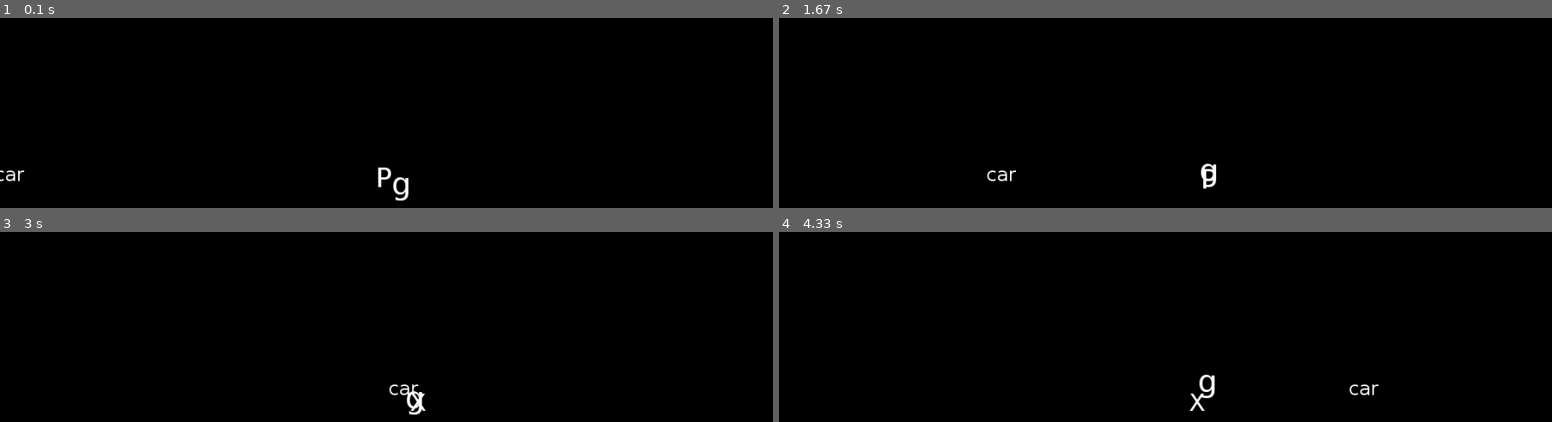
Above: before the commit, frames 1-4 (two rows, left to right).
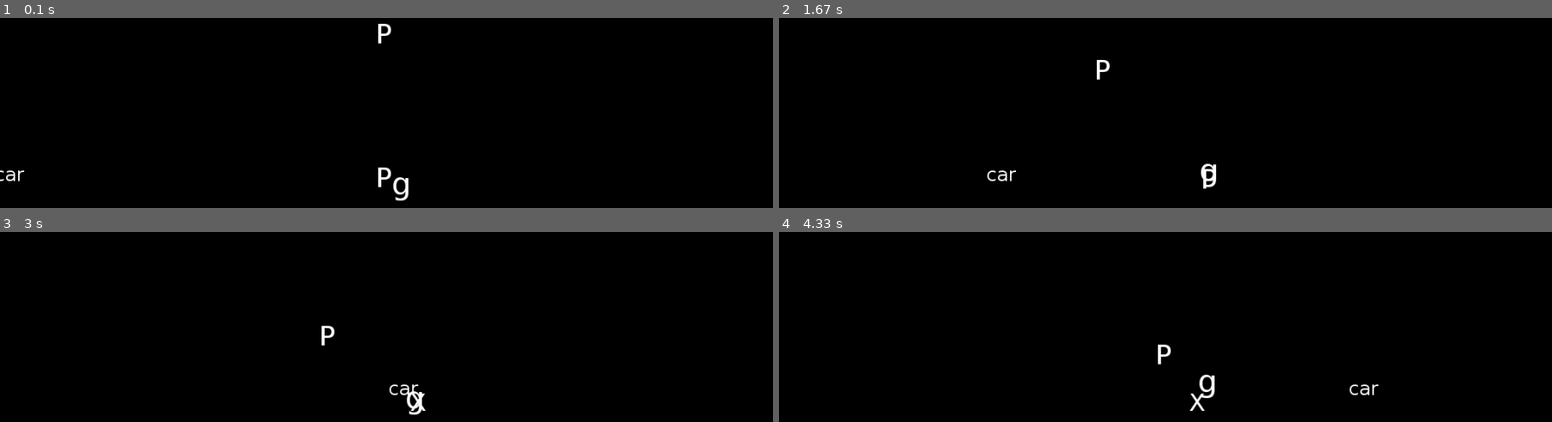
Above: after the commit, the same moments.

Repository: DanielKinsman/ghost-safety-squad-tigjamau
Game: pygame game, started from game.py
Two runs of this game, one before a commit and one after it. Both use one fixed random seed, a clock stepped at 60 frames per second and the inputs below. The source is Python 2; it was converted automatically to run under Python 3.
Inputs:
- Up to frame 1 (0.1 s): no input
- Up to frame 2 (1.67 s): tap Space at 0.33, 0.73, 1.03, 1.23, 1.57 s; hold D 0.67-1.13 s; hold W 1.17-1.47 s; hold D from 1.5 s (still down)
- Up to frame 3 (3 s): tap Space at 1.87, 2.07, 2.37, 2.63, 2.97 s; release D at 1.97 s; hold A 2-2.53 s; hold S 2.57-2.87 s; hold A from 2.9 s (still down)
- Up to frame 4 (4.33 s): tap Space at 3.27, 3.4, 3.8, 4.1 s; release A at 3.3 s; hold W 3.33-3.7 s; hold D from 3.73 s (still down)

The runs differ from the first frame. In frame 1, 0.1% of the frame differs, in the area x 48-51%, y 2-14%; in frame 2, less than 0.1%; in frame 3, 0.1%; in frame 4, 0.1%.

Commit message:
Handling multiple people

Diff:
--- a/game.py
+++ b/game.py
@@ -98,9 +98,17 @@
     player.position = euclid.Vector2(screen.get_width() / 2 + 20, screen.get_height() / 2 + 20)
     playerGroup = pygame.sprite.RenderUpdates(player)
 
+    people = list()
+
     person = Person('images/person.png', 'images/deadperson.png', splat)
     person.position = euclid.Vector2(screen.get_width() / 2, screen.get_height() / 2)
-    personGroup = pygame.sprite.RenderUpdates(person)
+    people.append(person)
+
+    person = Person('images/person.png', 'images/deadperson.png', splat)
+    person.position = euclid.Vector2(screen.get_width() / 2, screen.get_height() / 4)
+    people.append(person)
+
+    personGroup = pygame.sprite.RenderUpdates(people)
 
     bail = False
     possessToggle = False
@@ -156,30 +164,36 @@
         carGroup.update()
         playerGroup.update()
         personGroup.update()
-        if not person.dead:
-            if car is not None:
-                person.goal = car.position
+
+        person = None
+        for person in people:
+            if not person.dead:
+                if car is not None:
+                    person.goal = car.position
+                else:
+                    pass
+
+                collisions = pygame.sprite.spritecollide(person, carGroup, False)
+                if len(collisions) > 0:
+                    person.kill()
+                else:
+                    pass
             else:
                 pass
 
-            collisions = pygame.sprite.spritecollide(person, carGroup, False)
-            if len(collisions) > 0:
-                person.kill()
-            else:
-                pass
-
-            if possessToggle:
-                if player.host is None:
-                    collisions = pygame.sprite.spritecollide(player, personGroup, False)
-                    #todo multiple people
-                    if len(collisions) > 0:
-                        player.possess(person)
-                    else:
-                        pass
-                else:
-                    player.dispossess()
-
-                possessToggle = False
+        person = None
+
+        if possessToggle:
+            if player.host is None:
+                collisions = pygame.sprite.spritecollide(player, personGroup, False)
+                if len(collisions) > 0:
+                    player.possess(collisions[0])
+                else:
+                    pass
+            else:
+                player.dispossess()
+
+            possessToggle = False
         else:
             pass
 
